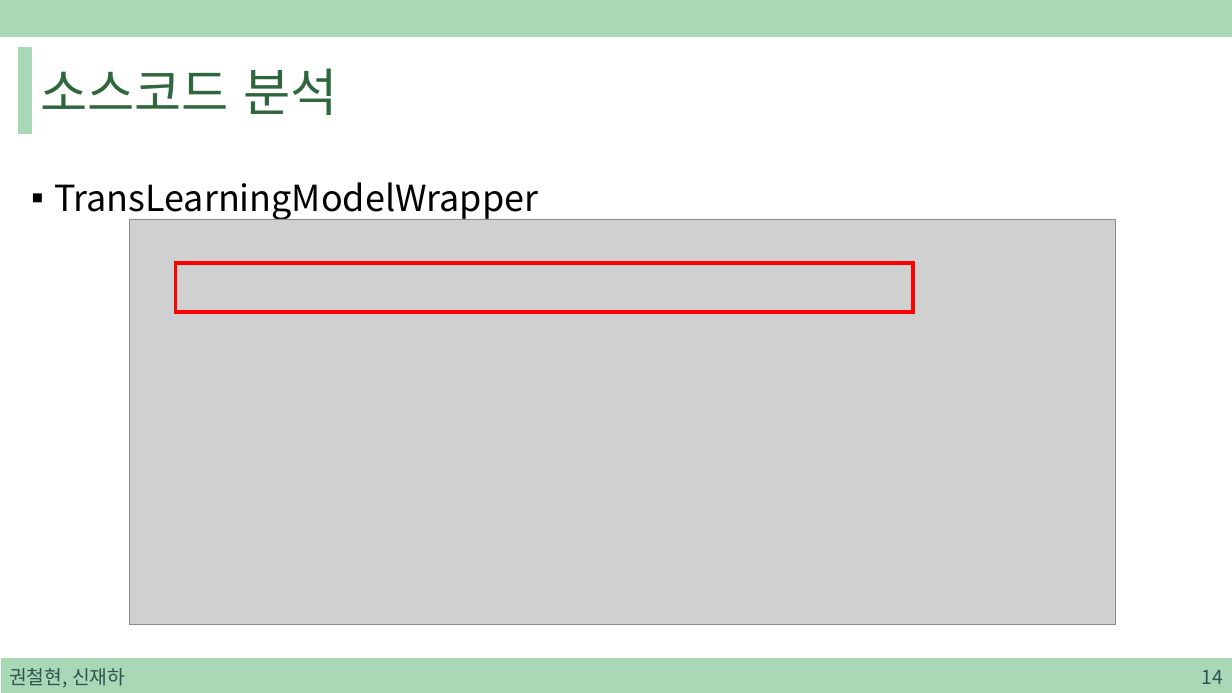
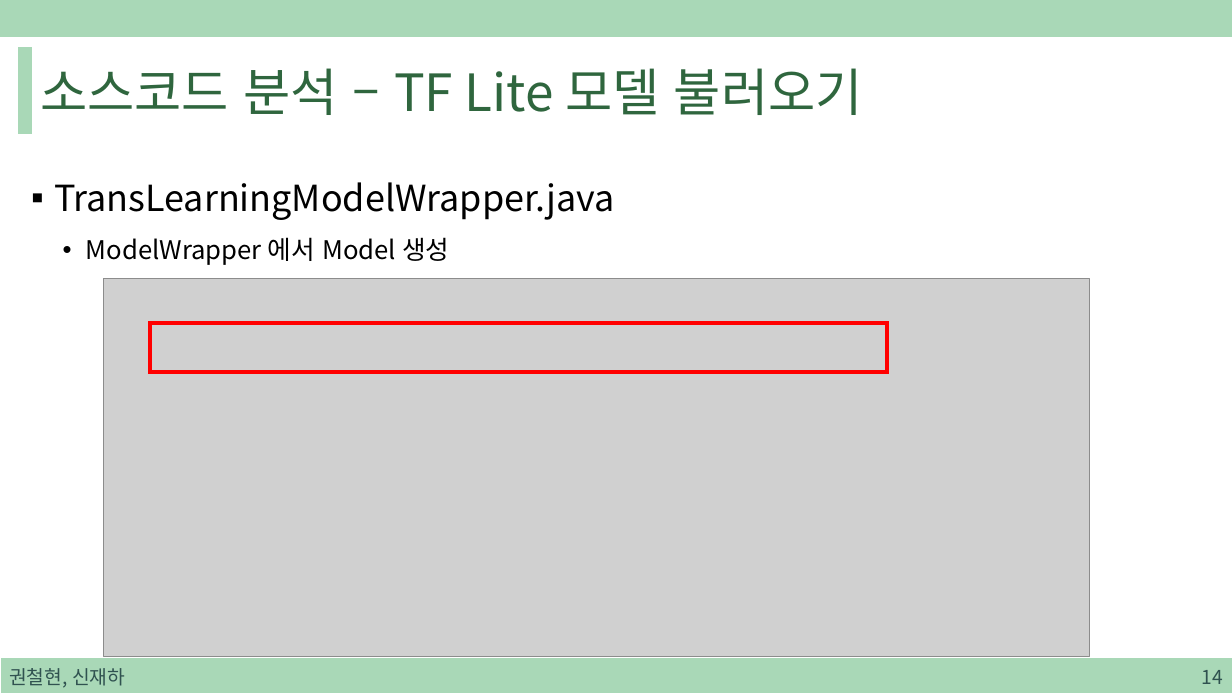
Before and after one commit to sjh4287/capston, a slide deck: slide 14 of 2022.01.21/On-Device Training.pptx. Drawn at 1232x693 pixels with LibreOffice and Linux fonts; fonts in the diff are those of the drawing; grey boxes stand for pictures. Boxes give left, top, right and bottom in pixels: in the first picture for what was removed or moved away, otherwise in the second. Text is boxed around its words. In the diff, an @@ line names an element or a change of style, - is before the commit and + after.

```diff
--- a/2022.01.21/On-Device Training.pptx
+++ b/2022.01.21/On-Device Training.pptx
@@ title at bbox=[41, 68, 863, 115]: text changed @@
-소스코드 분석
+소스코드 분석 – TF Lite 모델 불러오기
@@ text at bbox=[54, 182, 615, 265]: text changed @@
-▪ TransLearningModelWrapper
+▪ TransLearningModelWrapper.java
+  • ModelWrapper 에서 Model 생성
@@ picture: place and size @@
-picture at bbox=[129, 219, 1116, 625]
+picture at bbox=[104, 279, 1090, 657]
@@ rectangle: place and size @@
-rectangle at bbox=[176, 263, 913, 312]
+rectangle at bbox=[150, 323, 887, 372]
```
Also in this commit, not shown: 22 other slides changed, 8 slides removed.
